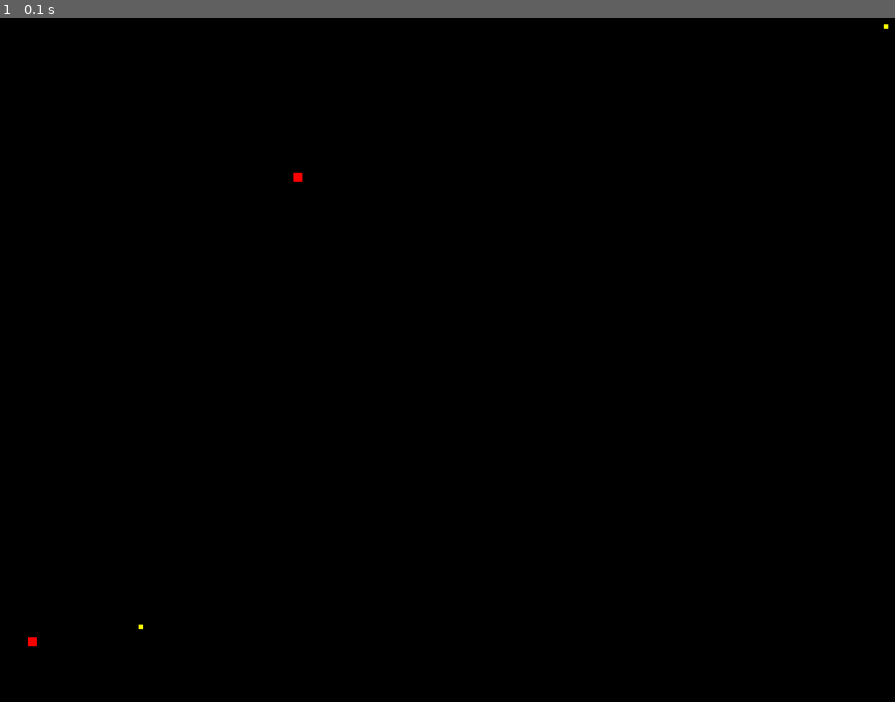
Above: before the commit, frame 1.
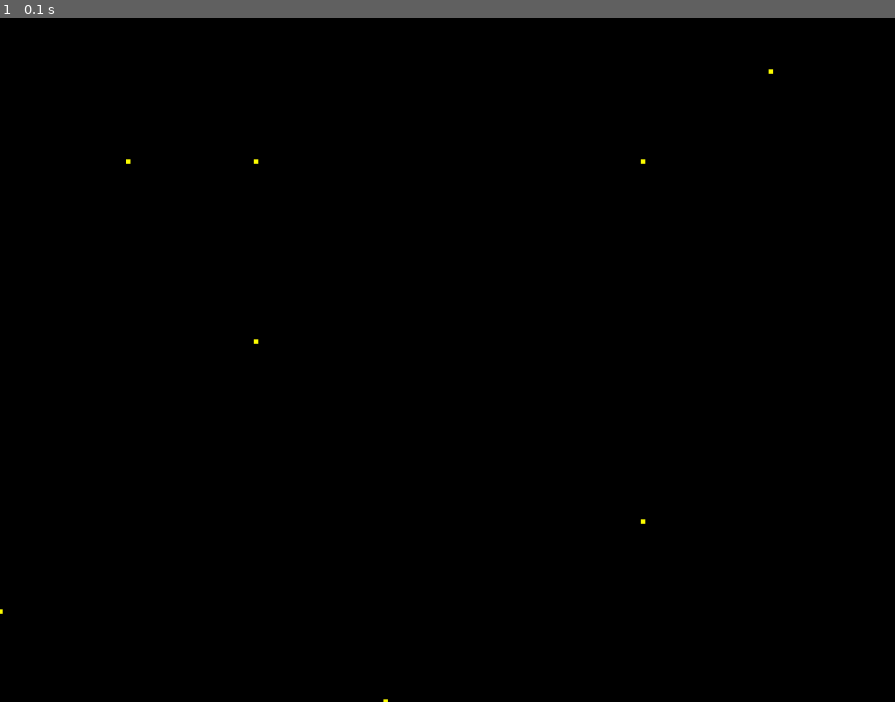
Above: after the commit, the same moment.

Repository: Stytch/H3DPyOpenGL
Game: pygame game, started from HelloOpenGL.py
Two runs of this game, one before a commit and one after it. Both use one fixed random seed, a clock stepped at 60 frames per second and the inputs below.
Inputs:
- Up to frame 1 (0.1 s): no input

The runs differ from the first frame. In frame 1, less than 0.1% of the frame differs, in the area x 0-100%, y 0-100%.

Commit message:
[HelloOpenGL]Create star sign with matrix

Diff:
--- a/HelloOpenGL.py
+++ b/HelloOpenGL.py
@@ -12,10 +12,10 @@
 pygame.display.set_caption('OpenGL in Python')
 
 
-def init_ortho():
+def init_ortho(ortho_width, ortho_depth):
     glMatrixMode(GL_PROJECTION)
     glLoadIdentity()
-    gluOrtho2D(0, 640, 0, 480)
+    gluOrtho2D(0, ortho_width, 0, ortho_depth)
 
 
 def draw_stars(size, color, *args):
@@ -27,9 +27,36 @@
             glVertex2i(star_location[0], star_location[1])
     glEnd()
 
+def get_stars_location_by_matrix(ortho, my_matrix):
+    stars = list()
+    depth_len = len(my_matrix)
+    for j in range(depth_len):
+        width_len = len(my_matrix[j])
+        for i in range(width_len):
+            star_value = my_matrix[j][i]
+            if star_value != 0:
+                y = int((j * ortho[1]) / depth_len)
+                x = int((i * ortho[0]) / width_len)
+                stars.append((x,y))
+
+    return stars
+
+
+A = [[0, 0, 0, 1, 0, 0, 0],
+    [1, 0, 0, 0, 0, 0, 0],
+    [0, 0, 0, 0, 0, 1, 0],
+    [0, 0, 0, 0, 0, 0, 0],
+    [0, 0, 1, 0, 0, 0, 0],
+    [0, 0, 0, 0, 0, 0, 0],
+    [0, 1, 1, 0, 0, 1, 0],
+    [0, 0, 0, 0, 0, 0, 1],
+    ]
+
+my_ortho = (640, 480)
+my_stars = get_stars_location_by_matrix(my_ortho, A)
 
 done = False
-init_ortho()
+init_ortho(*my_ortho)
 while not done:
     for event in pygame.event.get():
         if event.type == pygame.QUIT:
@@ -39,8 +66,9 @@
     glMatrixMode(GL_MODELVIEW)
     glLoadIdentity()
 
-    draw_stars(5, [1, 1, 0], *[(100, 50), (630, 450)])
-    draw_stars(10, [1, 0, 0], (23, 40), (212, 350))
+    # draw_stars(5, [1, 1, 0], *[(100, 50), (630, 450)])
+    # draw_stars(10, [1, 0, 0], (23, 40), (212, 350))
+    draw_stars(5, [1, 1, 0], *my_stars)
     # glPointSize(5)
     # glBegin(GL_POINTS)
     # glVertex2i(100, 50)
